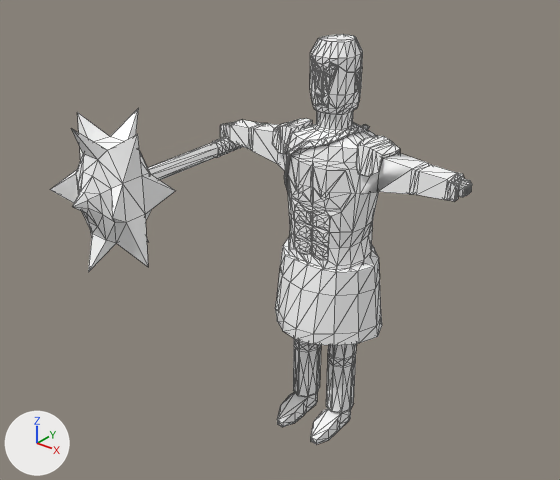
The glTF model figments-of-fuyan/assets/models/fof/cards/eudes_odo.glb, before and after one commit.
The view is the same before and after, from a 50 mm lens placed at (2.1, -3.08, 2.9), pointed at (-0.1, -0.33, 1.19). The axes (+X, +Y, +Z) are drawn at lower left. The lights are the same throughout. The picture after the commit comes second. Mesh edges are drawn as thin lines. Vertices at exactly the same position are counted once.

Names of what the first picture shows: 'FredericTheFearless'.
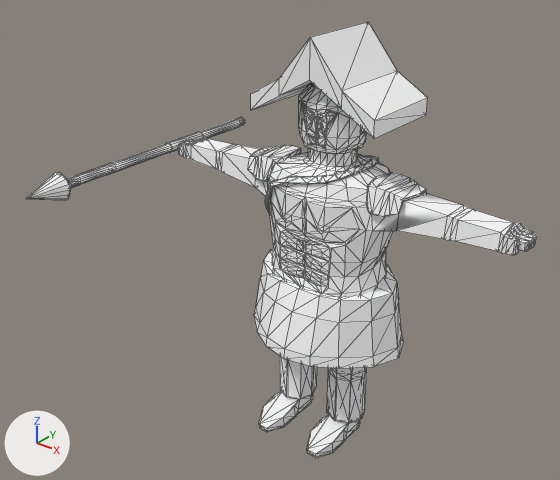
What differs and where, as boxes (x1, y1, x2, y2) in the pictures (560 x 480 px):
'FredericTheFearless', reshaped, rescaled (21% wider, 6% taller): before (50, 34, 472, 444); after (26, 22, 537, 458)
part 1 of me_cylinder_001, added: after (26, 117, 245, 200)
part 2 of me_cylinder_001, added: after (251, 22, 428, 139)
part 3 of me_cylinder_001, deleted: before (50, 108, 242, 272)

Edits to the bpy script that builds the scene:
```text
Change me_cylinder_001:
    used by ob_fredericthefearless; location = (0.0, 0.0, 0.0); scale = (0.697, 0.772, 1.11)
    remove me_cylinder_001.from_pydata(...)  # 1709 vertices, 3411 faces; spans x -1.27..1.07, y -1.47..0.33, z 0.0..1.94
    add me_cylinder_001.from_pydata(...)  # 1717 vertices, 3423 faces; spans x -1.13..1.07, y -1.12..0.48, z 0.0..2.2
    me_cylinder_001 part 1: a new loose piece of 218 vertices spanning x -1.13..-0.98, y -1.12..0.48, z 1.35..1.5, in mat_defaultmaterial
    me_cylinder_001 part 2: a new loose piece of 20 vertices spanning x -0.36..0.36, y -0.24..0.24, z 1.8..2.2, in mat_defaultmaterial
    me_cylinder_001 part 3
    230 vertices are removed from x -1.27..-0.63, y -1.47..0.21, z 1.02..1.67
    456 faces are deleted
Change ob_fredericthefearless:
    ob_fredericthefearless.scale: (0.697, 0.772, 1.11) -> (1.0, 1.0, 1.0)
```
